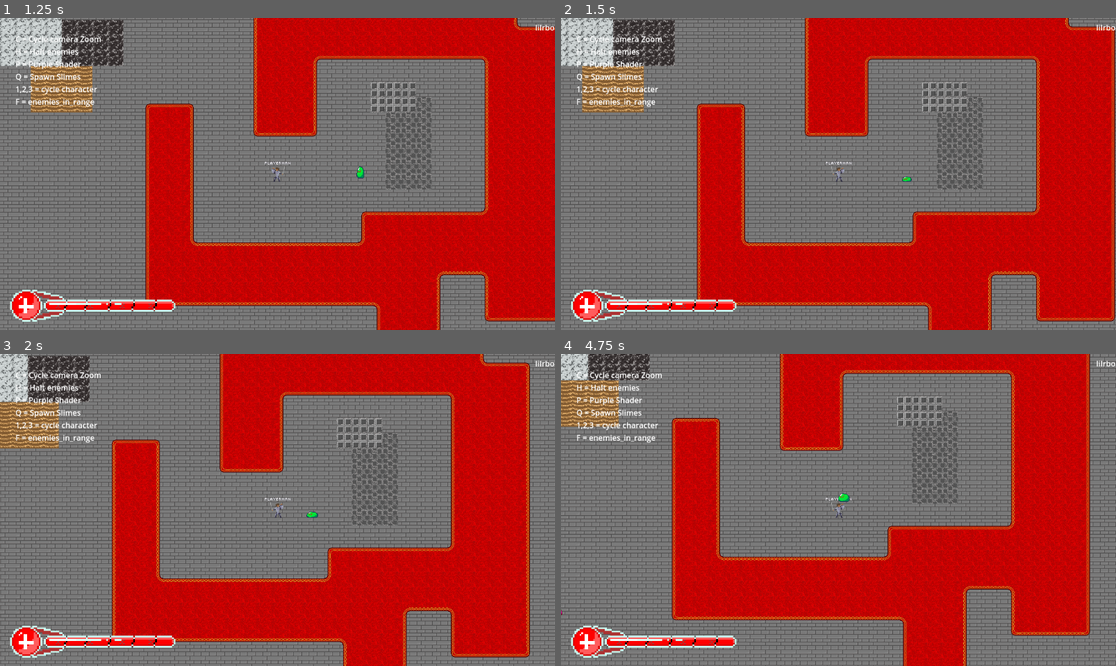
Above: before the commit, frames 1-4 (two rows, left to right).
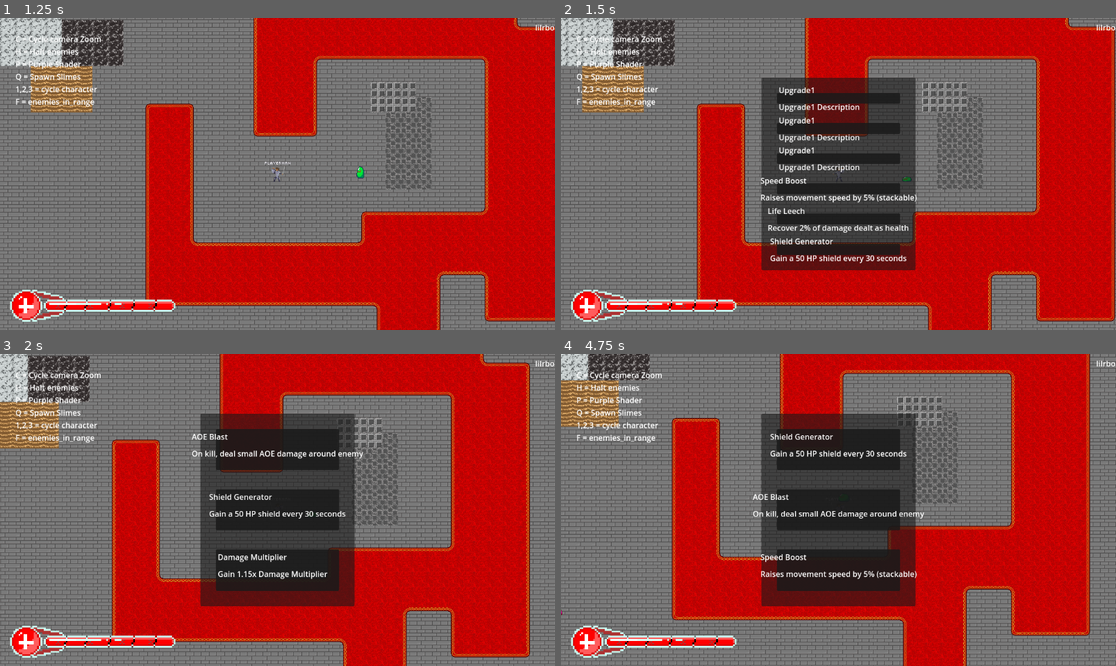
Above: after the commit, the same moments.

Repository: Nocturnal-Skirmish/nocskir
Game: Godot game, scene res://scenes/game_ui.tscn
Two runs of this game, one before a commit and one after it. Both use one fixed random seed, a clock stepped at 60 frames per second and the inputs below.
Inputs (mouse positions are in pixels of both pictures, inside the frame that each line leads up to):
- Up to frame 1 (1.25 s): click "Play" at 0.5 s
- Up to frame 2 (1.5 s): tap Enter at 1.25 s; move the mouse to (960, 158) at 1.27 s; hold Right (ui_right) from 1.28 s (still down); hold U from 1.28 s (still down)
- Up to frame 3 (2 s): keep holding Right (ui_right); keep holding U; tap I at 1.55 s
- Up to frame 4 (4.75 s): release Right (ui_right) at 2 s; release U at 2 s; click (838, 450) at 2.02 s; click (838, 510) at 2.77 s; click (838, 569) at 3.52 s; move the mouse to (727, 525) at 4.27 s; hold Down (ui_down) from 4.28 s (still down); tap I at 4.35 s; tap U at 4.55 s

Frame 1 is identical in both runs. In frame 2, 17% of the frame differs, in the area x 35-65%, y 19-81%; in frame 3, 17%; in frame 4, 17%, in the area x 34-66%, y 19-81%.

Commit message:
added temp test sound effects and potential upgrades system and upgrades list hud concept/test
Co-Authored-By: Magisc <ddyshlovskyi@gmail.com>

Diff:
--- a/project/nocturnal-skirmish/scenes/enemies/enemy_slime.tscn
+++ b/project/nocturnal-skirmish/scenes/enemies/enemy_slime.tscn
@@ -93,7 +93,5 @@
 [node name="AnimatedSprite2D" parent="." index="0"]
 sprite_frames = SubResource("SpriteFrames_2p468")
 animation = &"hurt"
-frame = 0
-frame_progress = 0.0
 
 [connection signal="ready" from="." to="." method="_on_ready"]
--- a/project/nocturnal-skirmish/scenes/players/base_player.tscn
+++ b/project/nocturnal-skirmish/scenes/players/base_player.tscn
@@ -6,6 +6,8 @@
 [ext_resource type="Texture2D" uid="uid://nfwxp8fxdqbn" path="res://assets/sprites/health_bar_under.png" id="3_gqmgf"]
 [ext_resource type="Texture2D" uid="uid://csp7vj5acdsee" path="res://assets/sprites/health_bar_progress.png" id="4_d7bce"]
 [ext_resource type="Texture2D" uid="uid://nu1m13vrvwj6" path="res://assets/sprites/health_bar_over.png" id="5_e4gpq"]
+[ext_resource type="Script" uid="uid://b4fxq0n3i88ya" path="res://scripts/upgrades_ui.gd" id="7_d7bce"]
+[ext_resource type="PackedScene" uid="uid://cqx0xjgrn12q2" path="res://scenes/ui/upgrade_selection_button.tscn" id="8_e4gpq"]
 
 [sub_resource type="AtlasTexture" id="AtlasTexture_hys06"]
 atlas = ExtResource("2_8nhs3")
@@ -174,6 +176,165 @@
 layout_mode = 2
 text = "lilrbo"
 
+[node name="UpgradesHud" type="CanvasLayer" parent="Camera2D"]
+visible = false
+
+[node name="UpgradesUi" type="Control" parent="Camera2D/UpgradesHud"]
+layout_mode = 3
+anchors_preset = 15
+anchor_right = 1.0
+anchor_bottom = 1.0
+grow_horizontal = 2
+grow_vertical = 2
+size_flags_horizontal = 4
+size_flags_vertical = 4
+script = ExtResource("7_d7bce")
+
+[node name="CenterVContainer" type="MarginContainer" parent="Camera2D/UpgradesHud/UpgradesUi"]
+custom_minimum_size = Vector2(0, 648)
+layout_mode = 1
+anchors_preset = 8
+anchor_left = 0.5
+anchor_top = 0.5
+anchor_right = 0.5
+anchor_bottom = 0.5
+offset_left = -160.0
+offset_top = -324.0
+offset_right = 160.0
+offset_bottom = 324.0
+grow_horizontal = 2
+grow_vertical = 2
+
+[node name="CenterContainer" type="MarginContainer" parent="Camera2D/UpgradesHud/UpgradesUi/CenterVContainer"]
+custom_minimum_size = Vector2(320, 400)
+layout_mode = 2
+size_flags_horizontal = 4
+size_flags_vertical = 4
+
+[node name="UpgradeSelectionMenu" type="Panel" parent="Camera2D/UpgradesHud/UpgradesUi/CenterVContainer/CenterContainer"]
+layout_mode = 2
+
+[node name="MarginContainer" type="MarginContainer" parent="Camera2D/UpgradesHud/UpgradesUi/CenterVContainer/CenterContainer/UpgradeSelectionMenu"]
+layout_mode = 1
+anchors_preset = 15
+anchor_right = 1.0
+anchor_bottom = 1.0
+grow_horizontal = 2
+grow_vertical = 2
+theme_override_constants/margin_left = 32
+theme_override_constants/margin_top = 32
+theme_override_constants/margin_right = 32
+theme_override_constants/margin_bottom = 32
+
+[node name="VBoxSelection" type="VBoxContainer" parent="Camera2D/UpgradesHud/UpgradesUi/CenterVContainer/CenterContainer/UpgradeSelectionMenu/MarginContainer"]
+layout_mode = 2
+theme_override_constants/separation = 40
+
+[node name="Button" parent="Camera2D/UpgradesHud/UpgradesUi/CenterVContainer/CenterContainer/UpgradeSelectionMenu/MarginContainer/VBoxSelection" instance=ExtResource("8_e4gpq")]
+layout_mode = 2
+
+[node name="temp" type="Button" parent="Camera2D/UpgradesHud/UpgradesUi/CenterVContainer/CenterContainer/UpgradeSelectionMenu/MarginContainer/VBoxSelection"]
+layout_mode = 2
+size_flags_vertical = 3
+
+[node name="HBoxContainer" type="HBoxContainer" parent="Camera2D/UpgradesHud/UpgradesUi/CenterVContainer/CenterContainer/UpgradeSelectionMenu/MarginContainer/VBoxSelection/temp"]
+layout_mode = 1
+anchors_preset = 15
+anchor_right = 1.0
+anchor_bottom = 1.0
+grow_horizontal = 2
+grow_vertical = 2
+size_flags_vertical = 3
+
+[node name="Choice1" type="Panel" parent="Camera2D/UpgradesHud/UpgradesUi/CenterVContainer/CenterContainer/UpgradeSelectionMenu/MarginContainer/VBoxSelection/temp/HBoxContainer"]
+layout_mode = 2
+size_flags_horizontal = 3
+size_flags_vertical = 3
+
+[node name="VBoxContainer" type="VBoxContainer" parent="Camera2D/UpgradesHud/UpgradesUi/CenterVContainer/CenterContainer/UpgradeSelectionMenu/MarginContainer/VBoxSelection/temp/HBoxContainer/Choice1"]
+layout_mode = 1
+anchors_preset = 15
+anchor_right = 1.0
+anchor_bottom = 1.0
+grow_horizontal = 2
+grow_vertical = 2
+size_flags_horizontal = 3
+
+[node name="MarginContainer" type="MarginContainer" parent="Camera2D/UpgradesHud/UpgradesUi/CenterVContainer/CenterContainer/UpgradeSelectionMenu/MarginContainer/VBoxSelection/temp/HBoxContainer/Choice1/VBoxContainer"]
+layout_mode = 2
+theme_override_constants/margin_left = 4
+theme_override_constants/margin_top = 4
+theme_override_constants/margin_right = 4
+theme_override_constants/margin_bottom = 4
+
+[node name="Label" type="Label" parent="Camera2D/UpgradesHud/UpgradesUi/CenterVContainer/CenterContainer/UpgradeSelectionMenu/MarginContainer/VBoxSelection/temp/HBoxContainer/Choice1/VBoxContainer/MarginContainer"]
+layout_mode = 2
+size_flags_horizontal = 3
+text = "Upgrade1"
+
+[node name="MarginContainer2" type="MarginContainer" parent="Camera2D/UpgradesHud/UpgradesUi/CenterVContainer/CenterContainer/UpgradeSelectionMenu/MarginContainer/VBoxSelection/temp/HBoxContainer/Choice1/VBoxContainer"]
+layout_mode = 2
+theme_override_constants/margin_left = 4
+theme_override_constants/margin_top = 4
+theme_override_constants/margin_right = 4
+theme_override_constants/margin_bottom = 4
+
+[node name="Label" type="Label" parent="Camera2D/UpgradesHud/UpgradesUi/CenterVContainer/CenterContainer/UpgradeSelectionMenu/MarginContainer/VBoxSelection/temp/HBoxContainer/Choice1/VBoxContainer/MarginContainer2"]
+layout_mode = 2
+size_flags_horizontal = 3
+text = "Upgrade1 Description"
+
+[node name="temp2" type="Button" parent="Camera2D/UpgradesHud/UpgradesUi/CenterVContainer/CenterContainer/UpgradeSelectionMenu/MarginContainer/VBoxSelection"]
+layout_mode = 2
+size_flags_vertical = 3
+
+[node name="HBoxContainer" type="HBoxContainer" parent="Camera2D/UpgradesHud/UpgradesUi/CenterVContainer/CenterContainer/UpgradeSelectionMenu/MarginContainer/VBoxSelection/temp2"]
+layout_mode = 1
+anchors_preset = 15
+anchor_right = 1.0
+anchor_bottom = 1.0
+grow_horizontal = 2
+grow_vertical = 2
+size_flags_vertical = 3
+
+[node name="Choice1" type="Panel" parent="Camera2D/UpgradesHud/UpgradesUi/CenterVContainer/CenterContainer/UpgradeSelectionMenu/MarginContainer/VBoxSelection/temp2/HBoxContainer"]
+layout_mode = 2
+size_flags_horizontal = 3
+size_flags_vertical = 3
+
+[node name="VBoxContainer" type="VBoxContainer" parent="Camera2D/UpgradesHud/UpgradesUi/CenterVContainer/CenterContainer/UpgradeSelectionMenu/MarginContainer/VBoxSelection/temp2/HBoxContainer/Choice1"]
+layout_mode = 1
+anchors_preset = 15
+anchor_right = 1.0
+anchor_bottom = 1.0
+grow_horizontal = 2
+grow_vertical = 2
+size_flags_horizontal = 3
+
+[node name="MarginContainer" type="MarginContainer" parent="Camera2D/UpgradesHud/UpgradesUi/CenterVContainer/CenterContainer/UpgradeSelectionMenu/MarginContainer/VBoxSelection/temp2/HBoxContainer/Choice1/VBoxContainer"]
+layout_mode = 2
+theme_override_constants/margin_left = 4
+theme_override_constants/margin_top = 4
+theme_override_constants/margin_right = 4
+theme_override_constants/margin_bottom = 4
+
+[node name="Label" type="Label" parent="Camera2D/UpgradesHud/UpgradesUi/CenterVContainer/CenterContainer/UpgradeSelectionMenu/MarginContainer/VBoxSelection/temp2/HBoxContainer/Choice1/VBoxContainer/MarginContainer"]
+layout_mode = 2
+size_flags_horizontal = 3
+text = "Upgrade1"
+
+[node name="MarginContainer2" type="MarginContainer" parent="Camera2D/UpgradesHud/UpgradesUi/CenterVContainer/CenterContainer/UpgradeSelectionMenu/MarginContainer/VBoxSelection/temp2/HBoxContainer/Choice1/VBoxContainer"]
+layout_mode = 2
+theme_override_constants/margin_left = 4
+theme_override_constants/margin_top = 4
+theme_override_constants/margin_right = 4
+theme_override_constants/margin_bottom = 4
+
+[node name="Label" type="Label" parent="Camera2D/UpgradesHud/UpgradesUi/CenterVContainer/CenterContainer/UpgradeSelectionMenu/MarginContainer/VBoxSelection/temp2/HBoxContainer/Choice1/VBoxContainer/MarginContainer2"]
+layout_mode = 2
+size_flags_horizontal = 3
+text = "Upgrade1 Description"
+
 [node name="HurtBox" type="Area2D" parent="."]
 collision_mask = 3
 
--- a/project/nocturnal-skirmish/scenes/projectiles/base_projectile.tscn
+++ b/project/nocturnal-skirmish/scenes/projectiles/base_projectile.tscn
@@ -1,7 +1,9 @@
-[gd_scene load_steps=7 format=3 uid="uid://cdj0x6pf112by"]
+[gd_scene load_steps=9 format=3 uid="uid://cdj0x6pf112by"]
 
 [ext_resource type="Script" uid="uid://drq1yuaiglcee" path="res://scripts/projectiles/base_projectile.gd" id="1_msk2k"]
 [ext_resource type="Texture2D" uid="uid://brcb5ubp0cwdl" path="res://assets/sprites/simple_projectile_concept.png" id="2_jdxkx"]
+[ext_resource type="AudioStream" uid="uid://coesqhbec1wbj" path="res://assets/audio/sfx/pierce.wav" id="3_jdxkx"]
+[ext_resource type="AudioStream" uid="uid://mykj28vojwxr" path="res://assets/audio/sfx/projectile_hit.wav" id="4_5slto"]
 
 [sub_resource type="AtlasTexture" id="AtlasTexture_wydng"]
 atlas = ExtResource("2_jdxkx")
@@ -47,6 +49,14 @@
 one_shot = true
 autostart = true
 
+[node name="ProjectileHitSoundEffect" type="AudioStreamPlayer2D" parent="."]
+stream = ExtResource("4_5slto")
+playback_type = 1
+
+[node name="PierceSoundEffect" type="AudioStreamPlayer2D" parent="."]
+stream = ExtResource("3_jdxkx")
+playback_type = 1
+
 [connection signal="ready" from="." to="." method="_on_ready"]
 [connection signal="area_entered" from="HitBox" to="." method="_on_hit_box_area_entered"]
 [connection signal="timeout" from="Timer" to="." method="_on_timer_timeout"]
--- /dev/null
+++ b/project/nocturnal-skirmish/scenes/ui/upgrade_selection_button.tscn
@@ -0,0 +1,54 @@
+[gd_scene load_steps=2 format=3 uid="uid://cqx0xjgrn12q2"]
+
+[ext_resource type="Script" uid="uid://dgscbqlrpvink" path="res://scripts/ui/upgrade_selection_button.gd" id="1_wlqdg"]
+
+[node name="SelectionButton" type="Button"]
+size_flags_vertical = 3
+script = ExtResource("1_wlqdg")
+
+[node name="HBoxContainer" type="HBoxContainer" parent="."]
+layout_mode = 1
+anchors_preset = 15
+anchor_right = 1.0
+anchor_bottom = 1.0
+grow_horizontal = 2
+grow_vertical = 2
+size_flags_vertical = 3
+
+[node name="Choice1" type="Panel" parent="HBoxContainer"]
+layout_mode = 2
+size_flags_horizontal = 3
+size_flags_vertical = 3
+
+[node name="VBoxContainer" type="VBoxContainer" parent="HBoxContainer/Choice1"]
+layout_mode = 1
+anchors_preset = 15
+anchor_right = 1.0
+anchor_bottom = 1.0
+grow_horizontal = 2
+grow_vertical = 2
+size_flags_horizontal = 3
+
+[node name="MarginContainer" type="MarginContainer" parent="HBoxContainer/Choice1/VBoxContainer"]
+layout_mode = 2
+theme_override_constants/margin_left = 4
+theme_override_constants/margin_top = 4
+theme_override_constants/margin_right = 4
+theme_override_constants/margin_bottom = 4
+
+[node name="UpgradeName" type="Label" parent="HBoxContainer/Choice1/VBoxContainer/MarginContainer"]
+layout_mode = 2
+size_flags_horizontal = 3
+text = "Upgrade1"
+
+[node name="MarginContainer2" type="MarginContainer" parent="HBoxContainer/Choice1/VBoxContainer"]
+layout_mode = 2
+theme_override_constants/margin_left = 4
+theme_override_constants/margin_top = 4
+theme_override_constants/margin_right = 4
+theme_override_constants/margin_bottom = 4
+
+[node name="UpgradeDescription" type="Label" parent="HBoxContainer/Choice1/VBoxContainer/MarginContainer2"]
+layout_mode = 2
+size_flags_horizontal = 3
+text = "Upgrade1 Description"
--- a/project/nocturnal-skirmish/scripts/players/base_player.gd
+++ b/project/nocturnal-skirmish/scripts/players/base_player.gd
@@ -11,6 +11,7 @@
 @export var damage_interval = 0.5
 @export var damage_timer = 0.0
 @export var magnet_speed_mult: float = 5.0
+@export var upgrade_amount: int = 3
 
 @onready var player_sprite = $AnimatedSprite2D
 @onready var enemies_in_hurtbox: Array[CharacterBody2D] = []
@@ -19,7 +20,10 @@
 @onready var SimpleProjectileScene = SimpleProjectile.new()
 @onready var BulletProjectileScene = BulletProjectile.new()
 @onready var range_area = get_node("RangeArea/CollisionShape2D")
+@onready var player_upgrades = {}
 @onready var soul_orb_amount_label = $Camera2D/HUDCanvas/ControlsUI/TopRightUi/MarginContainer/SoulOrbAmountLabel
+@onready var upgrades_hud = $Camera2D/UpgradesHud
+@onready var upgrades_button_container = $Camera2D/UpgradesHud/UpgradesUi/CenterVContainer/CenterContainer/UpgradeSelectionMenu/MarginContainer/VBoxSelection
 
 @export var entity_type = "player"
 
@@ -45,6 +49,11 @@
 
 	if Input.is_key_pressed(KEY_F):
 		print(enemies_in_range)
+
+	if Input.is_key_pressed(KEY_U):
+		show_upgrades()
+	if Input.is_key_pressed(KEY_I):
+		hide_upgrades()
 
 	if player_velocity.length() > 0:
 		player_velocity = player_velocity.normalized() * speed
@@ -136,3 +145,41 @@
 	if "entity_type" in pickup and pickup["entity_type"] == "pickup" and pickup["pulled_by_magnet"]:
 		pickup["magnet_speed_mult"] = 1.0
 		pickup["magnet_target"] = null
+
+func show_upgrades() -> void:
+	if upgrades_hud.visible:
+		return
+
+	# Get random upgrades
+	var upgrades_list_inst = UpgradesList.new()
+	var upgrades_list: Dictionary = upgrades_list_inst.upgrades
+
+	# Get random keys
+	var upgrades_list_keys = upgrades_list.keys()
+	upgrades_list_keys.shuffle()
+
+	for key in upgrades_list_keys.slice(0, upgrade_amount):
+		var upgrade_level: int = 1
+		var upgrade_object = upgrades_list_inst.upgrades[key]
+		if player_upgrades.has(key):
+			var current_level = player_upgrades[key].current_level
+			if current_level >= upgrade_object.upgrade_info.max_level:
+				continue
+			else:
+				upgrade_level = current_level + 1
+
+		# Create a button inst
+		var button_inst = UpgradeSelectionButton.new().instantiate_scene()
+		upgrades_button_container.add_child(button_inst)
+		button_inst.update_button(upgrade_object, upgrade_level)
+
+	upgrades_hud.visible = true
+
+func hide_upgrades() -> void:
+	if not upgrades_hud.visible:
+		return
+
+	for child in upgrades_button_container.get_children():
+		child.queue_free()
+
+	upgrades_hud.visible = false
--- a/project/nocturnal-skirmish/scripts/projectiles/base_projectile.gd
+++ b/project/nocturnal-skirmish/scripts/projectiles/base_projectile.gd
@@ -4,15 +4,26 @@
 # Export vars
 @export var projectile_speed: float = 300
 @export var projectile_damage: float = 2.0
-@export var pierce_amount = 1
+@export var pierce_amount: int = 0
 @export var projectile_scale: float = 1.0
 @export var target_body: Node2D
 @export var target_entity_type: String = "enemy"
 
 # On ready vars
-@onready var hit_box = $HitBox
-@onready var target_pos = target_body.global_position
-@onready var targets_hit = 0
+@onready var hit_box: Area2D = $HitBox
+@onready var projectile_hit_sound_effect: AudioStreamPlayer2D = $ProjectileHitSoundEffect
+@onready var pierce_sound_effect: AudioStreamPlayer2D = $PierceSoundEffect
+@onready var target_pos: Vector2 = target_body.global_position
+@onready var targets_hit: int = 0
+
+func play_audio(
+	audio_file: AudioStreamPlayer2D,
+	random_pitch: bool = false
+):
+	if random_pitch:
+		audio_file.pitch_scale = randf_range(0.90, 1.05)
+	audio_file.play()
+	await audio_file.finished
 
 # Moves projectile towards a position
 func move_to_direction(delta: float) -> void:
@@ -32,8 +43,11 @@
 		enemy_body["health_points"] -= projectile_damage
 		enemy_body.damage_animation()
 		enemy_body.show_damage_number_on_hit(projectile_damage)
+		await play_audio(projectile_hit_sound_effect)
 		if targets_hit >= pierce_amount:
 			queue_free()
+		else:
+			await play_audio(pierce_sound_effect, true)
 		targets_hit += 1
 
 # Move toward target every frame
--- a/project/nocturnal-skirmish/scripts/projectiles/simple_projectile.gd
+++ b/project/nocturnal-skirmish/scripts/projectiles/simple_projectile.gd
@@ -1,5 +1,8 @@
 extends BaseProjectile
 class_name SimpleProjectile
+
+func _ready() -> void:
+	pass
 
 # Function to instantiate self
 static func instantiate_scene() -> Node:
--- /dev/null
+++ b/project/nocturnal-skirmish/scripts/ui/upgrade_selection_button.gd
@@ -0,0 +1,15 @@
+extends Button
+class_name UpgradeSelectionButton
+
+@onready var name_label = $HBoxContainer/Choice1/VBoxContainer/MarginContainer/UpgradeName
+@onready var description_label = $HBoxContainer/Choice1/VBoxContainer/MarginContainer2/UpgradeDescription
+
+# Function to instantiate self
+static func instantiate_scene() -> Node:
+	var scene = preload("res://scenes/ui/upgrade_selection_button.tscn")
+	return scene.instantiate()
+
+# Function to update the button with correct info
+func update_button(upgrade_object, level: int = 1) -> void:
+	name_label.text = upgrade_object.display_name
+	description_label.text = upgrade_object.levels[level].description
--- /dev/null
+++ b/project/nocturnal-skirmish/scripts/upgrades/template_damage_multiplier.gd
@@ -0,0 +1,2 @@
+extends Node
+class_name TemplateDamageMultiplier
--- /dev/null
+++ b/project/nocturnal-skirmish/scripts/upgrades/template_speed_boost.gd
@@ -0,0 +1,2 @@
+extends Node
+class_name TemplateSpeedBoost
--- a/project/nocturnal-skirmish/scripts/upgrades/upgrade_reference.tres
+++ /dev/null
@@ -1,3 +0,0 @@
-[gd_resource type="Resource" format=3 uid="uid://ka348y86u1al"]
-
-[resource]
--- /dev/null
+++ b/project/nocturnal-skirmish/scripts/upgrades/upgrades_list.gd
@@ -0,0 +1,81 @@
+extends Node
+class_name UpgradesList
+
+const ICON_PATH = "res://assets/sprites/"
+
+var upgrades = {
+	"speed_boost": {
+		"icon": "%s/speed_boost_icon.png" % [ICON_PATH],
+		"display_name": "Speed Boost",
+		"upgrade_info": {
+			"is_stackable": true,
+			"max_level": 3
+		},
+		"levels": {
+			1: {"description": "Raises movement speed by 5% (stackable)"},
+			2: {"description": "Raises movement speed by 10% (stackable)"},
+			3: {"description": "Raises movement speed by 15% (stackable)"}
+		},
+		"class": TemplateSpeedBoost
+	},
+
+	"damage_multiplier": {
+		"icon": "%s/damage_multiplier_icon.png" % [ICON_PATH],
+		"display_name": "Damage Multiplier",
+		"upgrade_info": {
+			"is_stackable": false,
+			"max_level": 4
+		},
+		"levels": {
+			1: {"description": "Gain 1.15x Damage Multiplier"},
+			2: {"description": "Gain 1.25x Damage Multiplier"},
+			3: {"description": "Gain 1.5x Damage Multiplier"},
+			4: {"description": "Gain 2x Damage Multiplier"}
+		},
+		"class": TemplateDamageMultiplier
+	},
+
+	"shield_generator": {
+		"icon": "%s/shield_generator_icon.png" % [ICON_PATH],
+		"display_name": "Shield Generator",
+		"upgrade_info": {
+			"is_stackable": false,
+			"max_level": 2
+		},
+		"levels": {
+			1: {"description": "Gain a 50 HP shield every 30 seconds"},
+			2: {"description": "Gain a 75 HP shield every 20 seconds"}
+		},
+		"class": TemplateDamageMultiplier
+	},
+
+	"life_leech": {
+		"icon": "%s/life_leech_icon.png" % [ICON_PATH],
+		"display_name": "Life Leech",
+		"upgrade_info": {
+			"is_stackable": true,
+			"max_level": 3
+		},
+		"levels": {
+			1: {"description": "Recover 2% of damage dealt as health"},
+			2: {"description": "Recover 4% of damage dealt as health"},
+			3: {"description": "Recover 6% of damage dealt as health"}
+		},
+		"class": TemplateDamageMultiplier
+	},
+
+	"aoe_blast": {
+		"icon": "%s/aoe_blast_icon.png" % [ICON_PATH],
+		"display_name": "AOE Blast",
+		"upgrade_info": {
+			"is_stackable": false,
+			"max_level": 3
+		},
+		"levels": {
+			1: {"description": "On kill, deal small AOE damage around enemy"},
+			2: {"description": "AOE radius increased"},
+			3: {"description": "AOE damage doubled"}
+		},
+		"class": TemplateDamageMultiplier
+	}
+}
--- /dev/null
+++ b/project/nocturnal-skirmish/scripts/upgrades_ui.gd
@@ -0,0 +1 @@
+extends Control
Not shown, added: project/nocturnal-skirmish/assets/audio/sfx/pierce.wav.import
Not shown, added: project/nocturnal-skirmish/assets/audio/sfx/projectile_hit.wav.import
Not shown: 1 places in project/nocturnal-skirmish/scenes/players/base_player.tscn that only renumber resources
Not shown, added: project/nocturnal-skirmish/scripts/ui/upgrade_selection_button.gd.uid
Not shown, added: project/nocturnal-skirmish/scripts/upgrades/template_damage_multiplier.gd.uid
Not shown, added: project/nocturnal-skirmish/scripts/upgrades/template_speed_boost.gd.uid
Not shown, added: project/nocturnal-skirmish/scripts/upgrades/upgrades_list.gd.uid
Not shown, added: project/nocturnal-skirmish/scripts/upgrades_ui.gd.uid
Not shown, added: project/nocturnal-skirmish/assets/audio/sfx/pierce.wav
Not shown, added: project/nocturnal-skirmish/assets/audio/sfx/projectile_hit.wav
Not shown, added: project/nocturnal-skirmish/scenes/players/base_player.tscn9544977748.tmp
